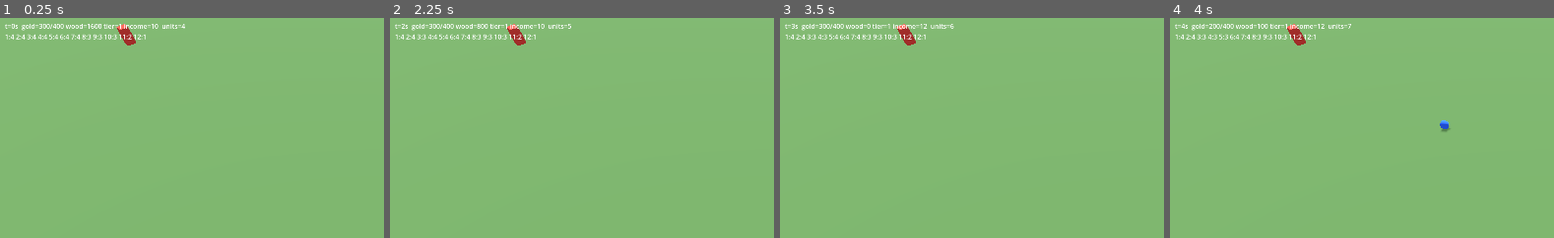
Above: before the commit, frames 1-4 (left to right).
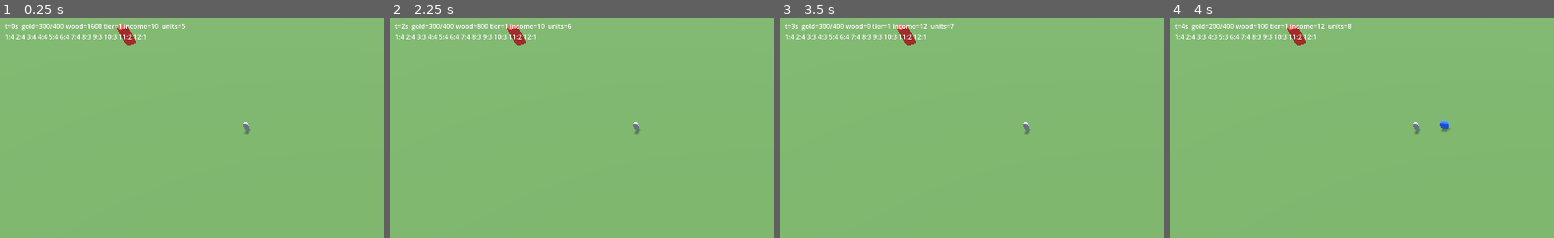
Above: after the commit, the same moments.

Repository: SapphireSignal/CrystalClashClaude
Game: Godot game, scene res://game/main.tscn
Two runs of this game, one before a commit and one after it. Both use one fixed random seed, a clock stepped at 60 frames per second and the inputs below.
Inputs (mouse positions are % of the whole screen's width and height, from its top left):
- Up to frame 1 (0.25 s): no input
- Up to frame 2 (2.25 s): tap Enter at 0.5, 2 s; move the mouse to (46, 70) at 0.52 s; tap 1 at 0.6 s; tap Space at 1.25 s; move the mouse to (82, 65) at 1.27 s; tap 2 at 1.35 s; move the mouse to (20, 35) at 2.02 s; tap 3 at 2.1 s
- Up to frame 3 (3.5 s): tap Space at 2.75 s; move the mouse to (56, 50) at 2.77 s; tap 4 at 2.85 s
- Up to frame 4 (4 s): tap Enter at 3.5 s; move the mouse to (36, 25) at 3.52 s; tap 5 at 3.6 s
The pictures show only the part of the screen within x 0-50%, y 0-50%; the shares and areas given below are measured in that part.

The runs differ from the first frame. In frame 1, less than 0.1% of the frame differs, in the area x 47-66%, y 2-53%; in frame 2, less than 0.1%; in frame 3, less than 0.1%, in the area x 44-66%, y 2-53%; in frame 4, less than 0.1%.

Commit message:
Tower ammo, tech-up replacement, lane node capture, neutral team
Co-Authored-By: Claude Fable 5.1 <noreply@anthropic.com>

Diff:
--- a/game/main.gd
+++ b/game/main.gd
@@ -129,7 +129,10 @@
 		cap.height = 1.8
 		mesh.mesh = cap
 	var mat := StandardMaterial3D.new()
-	mat.albedo_color = Color(0.9, 0.25, 0.2) if e.team == Simulation.TEAM_RED else Color(0.2, 0.4, 0.95)
+	match e.team:
+		Simulation.TEAM_RED: mat.albedo_color = Color(0.9, 0.25, 0.2)
+		Simulation.TEAM_BLUE: mat.albedo_color = Color(0.2, 0.4, 0.95)
+		_: mat.albedo_color = Color(0.6, 0.6, 0.6)
 	mesh.material_override = mat
 	_units_root.add_child(mesh)
 	_views[e.id] = mesh
--- a/game/sim/sim_entity.gd
+++ b/game/sim/sim_entity.gd
@@ -26,6 +26,19 @@
 
 var created_at: int = 0
 var died_at: int = -1
+
+# Ammo (reWelaCharge) for nexus / lanetower weapons: cost per shot, recharge one per cooldown of the
+# ammo group (group 6 in Nexus.ets, group 5 in Lanetower.ets), active after game start.
+var ammo: int = 0
+var ammo_cap: int = 0
+var ammo_cost: int = 0
+var ammo_recharge_ms: int = 0
+var ammo_next_at: int = -1
+
+# Lane node capture state (TBrainCapturePointComponent, LaneNode.ets)
+var team_power: Dictionary = {}      # team -> float
+var capturing_team: int = -1
+var capture_next_at: int = 0
 
 # Spawner card state (TBrainSpawnerComponent)
 var build_zone_id: int = -1
@@ -60,6 +73,20 @@
 	health = bb.get_float("eiResourceBalance.reHealth", Blackboard.ANY_GROUP, max_health)
 	armor = SimConstants.ARMOR_NAMES.get(bb.get_value("eiArmorType", Blackboard.ANY_GROUP, "atUnarmored"), SimConstants.ArmorType.UNARMORED)
 	speed = bb.get_float("eiSpeed", Blackboard.ANY_GROUP, SimConstants.DEFAULT_SPEED)
+	if bb.has_value("eiResourceCap.reWelaCharge"):
+		ammo_cap = bb.get_int("eiResourceCap.reWelaCharge")
+		ammo = bb.get_int("eiResourceBalance.reWelaCharge", Blackboard.ANY_GROUP, ammo_cap)
+		ammo_cost = bb.get_int("eiResourceCost.reWelaCharge", SimConstants.GROUP_MAINWEAPON, 0)
+		var ammo_group := 5 if has("upLanetower") else 6
+		ammo_recharge_ms = bb.get_int("eiCooldown", ammo_group, 0)
+
+
+func has_ammo() -> bool:
+	return ammo_cost == 0 or ammo >= ammo_cost
+
+
+func is_lane_node() -> bool:
+	return has("upLaneNode")
 
 
 func has(prop: String) -> bool:
@@ -74,9 +101,10 @@
 	return has("upSpawner")
 
 
-## True for real battlefield entities (units/buildings); false for card entities like spawners.
+## True for real battlefield entities (units/buildings); false for card entities like spawners and
+## for undamageable things like lane nodes (no health).
 func is_targetable() -> bool:
-	return not is_spawner() and not has("upUntargetable")
+	return not is_spawner() and not has("upUntargetable") and max_health > 0.0
 
 
 func can_attack() -> bool:
@@ -84,7 +112,7 @@
 
 
 func can_move() -> bool:
-	return not is_building() and speed > 0.0
+	return not is_building() and not is_lane_node() and speed > 0.0
 
 
 func attack_range() -> float:
--- a/game/sim/simulation.gd
+++ b/game/sim/simulation.gd
@@ -45,13 +45,15 @@
 		_spawn_rotations[zone.id] = []
 
 
-## Spawns nexus and lanetowers for both teams (PvPRed.dws / PvPBlue.dws).
+## Spawns nexus and lanetowers for both teams (PvPRed.dws / PvPBlue.dws) and the neutral lane nodes (PvPBase.dws).
 func spawn_bases() -> void:
 	for team in [TEAM_BLUE, TEAM_RED]:
 		var layout := map.base_layout(team)
 		spawn("Units/Neutral/NexusLevel1", team, layout["nexus"])
 		for p in layout["lanetowers"]:
 			spawn("Units/Neutral/LanetowerLevel1", team, p)
+	for p in map.lane_node_positions():
+		spawn("Units/Neutral/LaneNode", 0, p)
 
 
 func spawn(unit_id: String, team: int, pos: Vector2, front: Vector2 = Vector2.ZERO) -> SimEntity:
@@ -68,11 +70,32 @@
 		nexus_ids[team] = e.id
 	if e.is_building():
 		map.pathfinding.block_permanent_area(pos, e.collision_radius)
-	elif not e.is_spawner():
+	elif not e.is_spawner() and not e.is_lane_node():
 		_enter_tile(e)
 		_stand(e)
 	entity_spawned.emit(e)
 	return e
+
+
+## TWelaEffectReplaceComponent.KeepTakenDamage().KeepResource(reWelaCharge): the tech-up of a nexus or
+## lanetower. The old entity vanishes without dying (no loss, no lane node).
+func replace_entity(old: SimEntity, new_unit_id: String, new_team: int = -1) -> SimEntity:
+	var team := old.team if new_team < 0 else new_team
+	_remove_silently(old)
+	var e := spawn(new_unit_id, team, old.position, old.front)
+	if old.max_health > 0.0 and e.max_health > 0.0:
+		e.health = maxf(1.0, e.max_health - (old.max_health - old.health))
+	if old.ammo_cap > 0 and e.ammo_cap > 0:
+		e.ammo = mini(old.ammo, e.ammo_cap)
+	return e
+
+
+func _remove_silently(e: SimEntity) -> void:
+	e.alive = false
+	e.died_at = time_ms
+	_leave_tile(e)
+	map.pathfinding.cancel_path(e.id)
+	entity_died.emit(e)
 
 
 ## ComputeSpawningPattern (BaseConflict.Types.Target.pas:177): squad formation around a point.
@@ -208,6 +231,10 @@
 	for e: SimEntity in entities.values():
 		if not e.alive or e.is_spawner():
 			continue
+		if e.is_lane_node():
+			_think_lane_node(e)
+			continue
+		_recharge_ammo(e)
 		_resolve_pending_fire(e)
 		if not e.can_think(time_ms):
 			continue
@@ -248,10 +275,12 @@
 			fired_events[name] = true
 			if name == "tech_level_2":
 				for c: Commander in commanders.values():
-					c.tier = maxi(c.tier, 2)
+					c.raise_tier(2)
+				_tech_up_buildings(2)
 			elif name == "tech_level_3":
 				for c: Commander in commanders.values():
-					c.tier = maxi(c.tier, 3)
+					c.raise_tier(3)
+				_tech_up_buildings(3)
 			game_event.emit(name)
 
 
@@ -267,7 +296,7 @@
 			_face(e, target.position)
 			if e.moving:
 				_stand(e)
-			if time_ms >= e.cooldown_ready_at and e.fire_at < 0:
+			if time_ms >= e.cooldown_ready_at and e.fire_at < 0 and e.has_ammo():
 				_prefire(e)
 			return
 		if e.can_move():
@@ -306,6 +335,7 @@
 	if target == null or not target.alive:
 		return
 	var dmg := e.attack_damage()
+	e.ammo -= e.ammo_cost   # TWelaEffectPayCostComponent for reWelaCharge
 	attack_fired.emit(e, target, dmg)
 	var pattern: String = e.bb.get_value("eiWelaUnitPattern", SimConstants.GROUP_MAINWEAPON, "").replace("\\", "/")
 	if pattern.begins_with("Projectiles/"):
@@ -378,6 +408,63 @@
 		finished = true
 		winner_team = TEAM_BLUE if e.team == TEAM_RED else TEAM_RED
 		team_lost.emit(e.team)
+	elif e.has("upLanetower"):
+		spawn("Units/Neutral/LaneNode", 0, e.position)   # Lanetower.ets group 2: TAutoBrainOnDeath -> LaneNode
+
+
+# ---------------------------------------------------------------- ammo, tech-ups, lane nodes
+
+## Ammo group (Nexus.ets [6], Lanetower.ets [5]): after game start, +1 charge every cooldown, capped.
+func _recharge_ammo(e: SimEntity) -> void:
+	if e.ammo_recharge_ms <= 0 or not game_started:
+		return
+	if e.ammo_next_at < 0:
+		e.ammo_next_at = time_ms + e.ammo_recharge_ms
+	elif time_ms >= e.ammo_next_at:
+		e.ammo = mini(e.ammo_cap, e.ammo + 1)
+		e.ammo_next_at += e.ammo_recharge_ms
+
+
+## NexusLevel1/LanetowerLevel1 -> Level2 at tech 2, Level2 -> Level3 at tech 3 (group 4 pattern).
+func _tech_up_buildings(level: int) -> void:
+	for e: SimEntity in entities.values():
+		if not e.alive or not e.unit_id.ends_with("Level%d" % (level - 1)):
+			continue
+		var next: String = e.bb.get_value("eiWelaUnitPattern", 4, "").replace("\\", "/")
+		if next != "":
+			replace_entity(e, next)
+
+
+## TBrainCapturePointComponent (LaneNode.ets): every 500 ms look for units/buildings of any team within
+## 16.5. Exactly one team present primes the node for that team; two teams contest it. The primed team gains
+## +1 team power per think (cap 15), the other loses 1. At 15 the node becomes that team's lanetower of the
+## team's current tier.
+func _think_lane_node(node: SimEntity) -> void:
+	if not game_started or time_ms < node.capture_next_at:
+		return
+	node.capture_next_at = time_ms + node.bb.get_int("eiCooldown", 1, 500)
+	var range := node.bb.get_float("eiWelaRange", 1, 16.5)
+	var near_teams := {}
+	for e: SimEntity in entities.values():
+		if not e.alive or e.team == 0 or e.is_spawner() or e.has("upBase") or not (e.has("upUnit") or e.has("upBuilding")):
+			continue
+		if e.position.distance_to(node.position) - e.collision_radius <= range:
+			near_teams[e.team] = true
+	if near_teams.size() == 1:
+		node.capturing_team = near_teams.keys()[0]
+	elif near_teams.size() > 1:
+		node.capturing_team = -1
+	if node.capturing_team < 0:
+		return
+	var cap := node.bb.get_float("eiResourceCap.reTeamPower1", Blackboard.ANY_GROUP, 15.0)
+	for team in [TEAM_BLUE, TEAM_RED]:
+		var power: float = node.team_power.get(team, 0.0)
+		power += 1.0 if team == node.capturing_team else -1.0
+		node.team_power[team] = clampf(power, 0.0, cap)
+	var winner: int = node.capturing_team
+	if node.team_power[winner] >= cap:
+		var tier: int = commanders[winner].tier
+		replace_entity(node, "Units/Neutral/LanetowerLevel%d" % tier, winner)
 
 
 ## Targeting priority (Server.Welas.pas:1740-1790): efficiency, then upLowPrio last, then nearest.
@@ -506,9 +593,10 @@
 			entities.erase(id)
 
 
-func alive_entities(team: int = 0) -> Array[SimEntity]:
+## Alive entities of a team; team -1 = every team (0 is the neutral team).
+func alive_entities(team: int = -1) -> Array[SimEntity]:
 	var out: Array[SimEntity] = []
 	for e: SimEntity in entities.values():
-		if e.alive and (team == 0 or e.team == team):
+		if e.alive and (team == -1 or e.team == team):
 			out.append(e)
 	return out
--- a/tests/test_sim.gd
+++ b/tests/test_sim.gd
@@ -319,6 +319,76 @@
 	runner.check_eq(results, [false], "projectile flew to the last position and fizzled")
 
 
+func test_tower_ammo_and_tech_up() -> void:
+	var sim := Simulation.new(6, 4)
+	sim.spawn_bases()
+	var nexus := sim.enemy_nexus(Simulation.TEAM_RED)
+	runner.check_eq(nexus.ammo, 20, "nexus starts with 20 ammo at league 4")
+	runner.check_eq(nexus.ammo_cost, 1, "nexus shot costs 1 ammo")
+	runner.check_eq(nexus.ammo_recharge_ms, 6000, "nexus recharge 6 s at league 4")
+	var tower: SimEntity = sim.alive_entities(Simulation.TEAM_RED).filter(func(e): return e.has("upLanetower"))[0]
+	runner.check_eq(tower.ammo, 9, "lanetower starts with 9 of 18 ammo at league 4")
+	runner.check_near(tower.max_health, 1200.0, "lanetower hp 1200 at league 4")
+	runner.check_eq(sim.alive_entities(0).size(), 1, "one neutral lane node on Single")
+	# damage the nexus, then tech up: NexusLevel2 keeps the taken damage
+	sim.deal_damage(nexus, 1000.0, SimConstants.DamageType.TRUE, nexus)
+	while sim.tick_counter < 241:
+		sim.step()
+	var nexus2 := sim.enemy_nexus(Simulation.TEAM_RED)
+	runner.check(nexus2 != nexus, "nexus replaced at tech 2")
+	runner.check_eq(nexus2.unit_id, "Units/Neutral/NexusLevel2", "replaced by NexusLevel2")
+	runner.check_near(nexus2.max_health - nexus2.health, 1000.0, "taken damage kept")
+	runner.check(not nexus.alive, "old nexus gone without a loss")
+	runner.check(not sim.finished, "game continues")
+	var towers := sim.alive_entities(Simulation.TEAM_RED).filter(func(e): return e.has("upLanetower"))
+	runner.check_eq(towers.size(), 1, "still one red tower")
+	runner.check_eq(towers[0].unit_id, "Units/Neutral/LanetowerLevel2", "lanetower teched to level 2")
+
+
+func test_tower_uses_ammo() -> void:
+	var sim := Simulation.new(6, 4)
+	sim.spawn_bases()
+	var tower: SimEntity = sim.alive_entities(Simulation.TEAM_RED).filter(func(e): return e.has("upLanetower"))[0]
+	tower.ammo = 1
+	tower.ammo_recharge_ms = 0   # no recharge for this test
+	for i in 3:
+		var f := sim.spawn("Units/White/Footman", Simulation.TEAM_BLUE, Vector2(40, -23 + i))
+		f.speed = 0.0
+	var shots: Array = []   # lambdas capture ints by value, so collect into an array
+	var on_fire := func(att, _t, _d): if att == tower: shots.append(sim.time_ms)
+	sim.attack_fired.connect(on_fire)
+	while sim.time_ms < 5000:
+		sim.step()
+	sim.attack_fired.disconnect(on_fire)
+	runner.check_eq(shots.size(), 1, "tower fired once and ran out of ammo")
+	runner.check_eq(tower.ammo, 0, "ammo spent")
+
+
+func test_lane_node_capture() -> void:
+	var sim := Simulation.new(6, 4)
+	sim.spawn_bases()
+	var node: SimEntity = sim.alive_entities(0)[0]
+	runner.check_eq(node.position, Vector2(0, -23), "lane node on the lane center")
+	while not sim.game_started:
+		sim.step()
+	for i in 2:
+		var f := sim.spawn("Units/White/Footman", Simulation.TEAM_BLUE, Vector2(-5, -23 + i))
+		f.speed = 0.0
+	# 15 team power at +1 per 500 ms = 7.5 s
+	var t0 := sim.time_ms
+	while node.alive and sim.time_ms < t0 + 12000:
+		sim.step()
+	runner.check(not node.alive, "node captured")
+	runner.check(sim.time_ms - t0 >= 7000 and sim.time_ms - t0 <= 8100, "capture took ~7.5 s (got %d ms)" % (sim.time_ms - t0))
+	var towers := sim.alive_entities(Simulation.TEAM_BLUE).filter(func(e): return e.has("upLanetower"))
+	runner.check_eq(towers.size(), 2, "blue now owns two lanetowers")
+	var captured: SimEntity = towers.filter(func(e): return e.position == Vector2(0, -23))[0]
+	runner.check_eq(captured.unit_id, "Units/Neutral/LanetowerLevel1", "tier 1 tower at tier 1")
+	# killing it leaves a neutral lane node again
+	sim.deal_damage(captured, 1e6, SimConstants.DamageType.TRUE, captured)
+	runner.check_eq(sim.alive_entities(0).size(), 1, "lane node respawned on tower death")
+
+
 func test_drop_formation() -> void:
 	var sim := Simulation.new(1, 4)
 	var squad := sim.drop_squad("Units/White/Footman", Simulation.TEAM_BLUE, Vector2(0, -23), 4)
Not shown, changed: CLAUDE.md
Not shown, changed: CONTINUE.md
